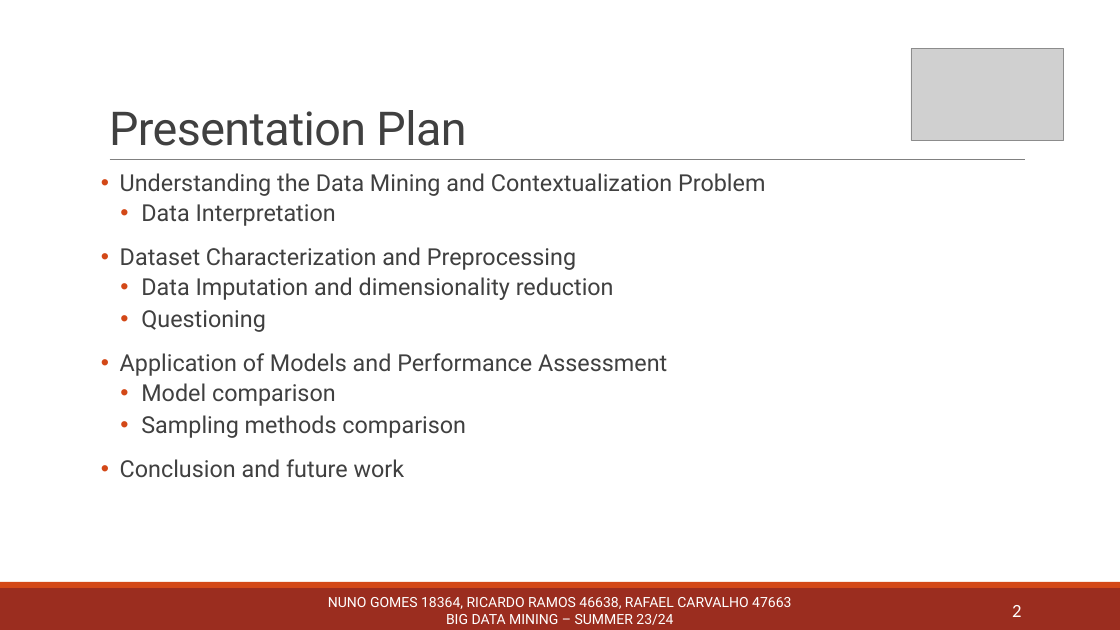
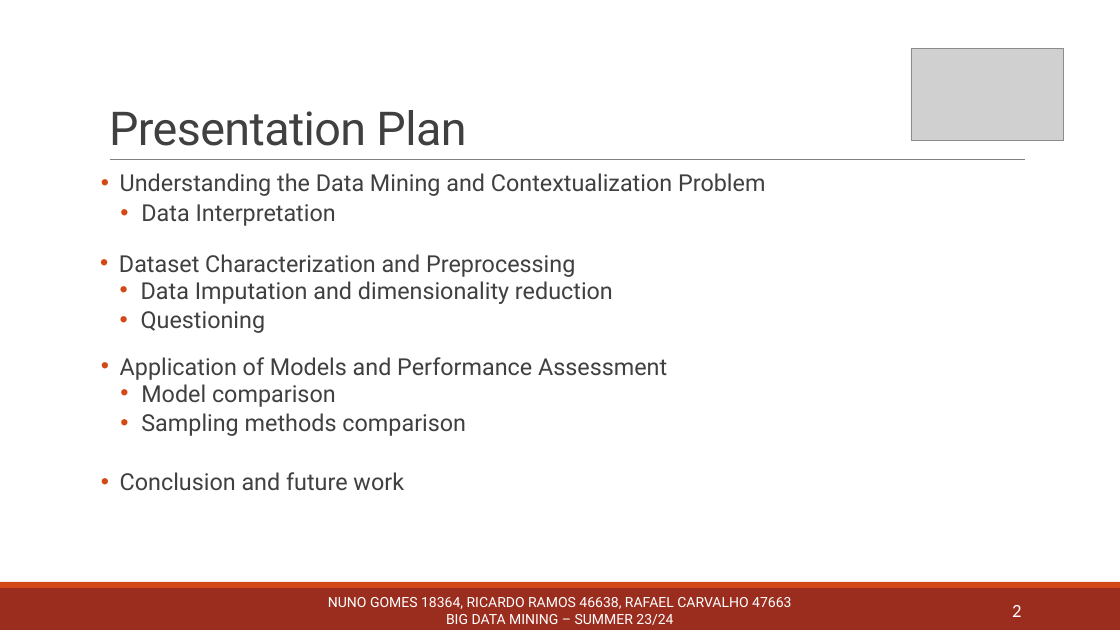
Before and after one commit to rcarvalho16/MDLE-23-24, a slide deck: slide 2 of Trabalho_Pratico/Powerpoint Apresentacao Final.pptx. Drawn at 1120x630 pixels with LibreOffice and Linux fonts; fonts in the diff are those of the drawing; grey boxes stand for pictures. Boxes give left, top, right and bottom in pixels: in the first picture for what was removed or moved away, otherwise in the second. Text is boxed around its words. In the diff, an @@ line names an element or a change of style, - is before the commit and + after.

```diff
--- a/Trabalho_Pratico/Powerpoint Apresentacao Final.pptx
+++ b/Trabalho_Pratico/Powerpoint Apresentacao Final.pptx
@@ text added at (119, 254, 613, 333), 20 pt, text #404040 @@
+• Dataset Characterization and Preprocessing
+  • Data Imputation and dimensionality reduction
+  • Questioning
@@ text at (120, 247, 667, 477): paragraphs removed @@
-• Dataset Characterization and Preprocessing
-  • Data Imputation and dimensionality reduction
-  • Questioning
-• Application of Models and Performance Assessment
-  • Model comparison
-  • Sampling methods comparison
-• Conclusion and future work
@@ text added at (120, 357, 667, 436), 20 pt, text #404040 @@
+• Application of Models and Performance Assessment
+  • Model comparison
+  • Sampling methods comparison
@@ text added at (120, 472, 404, 490), 20 pt, text #404040 @@
+• Conclusion and future work
```
Also in this commit, not shown: 2 other slides changed.
